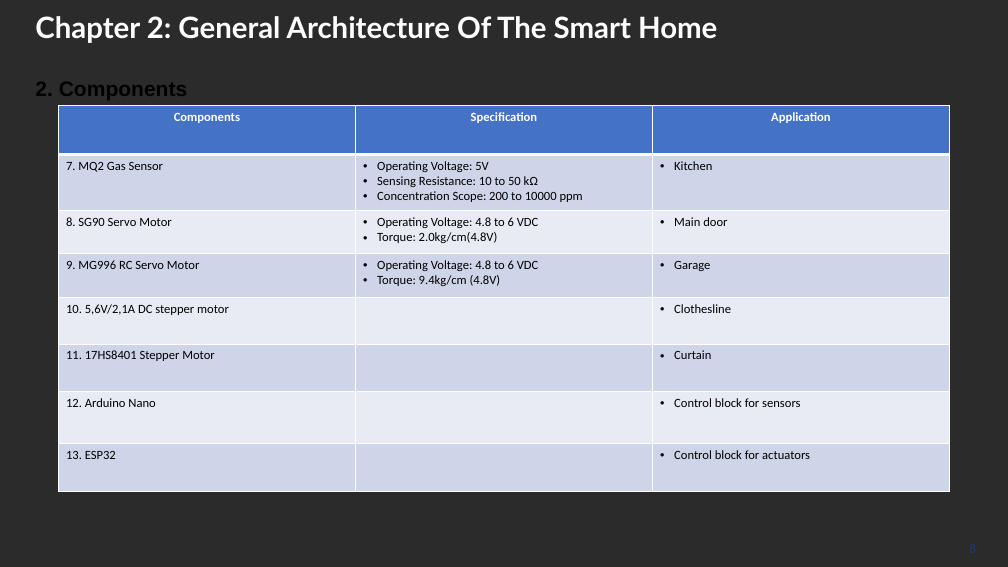
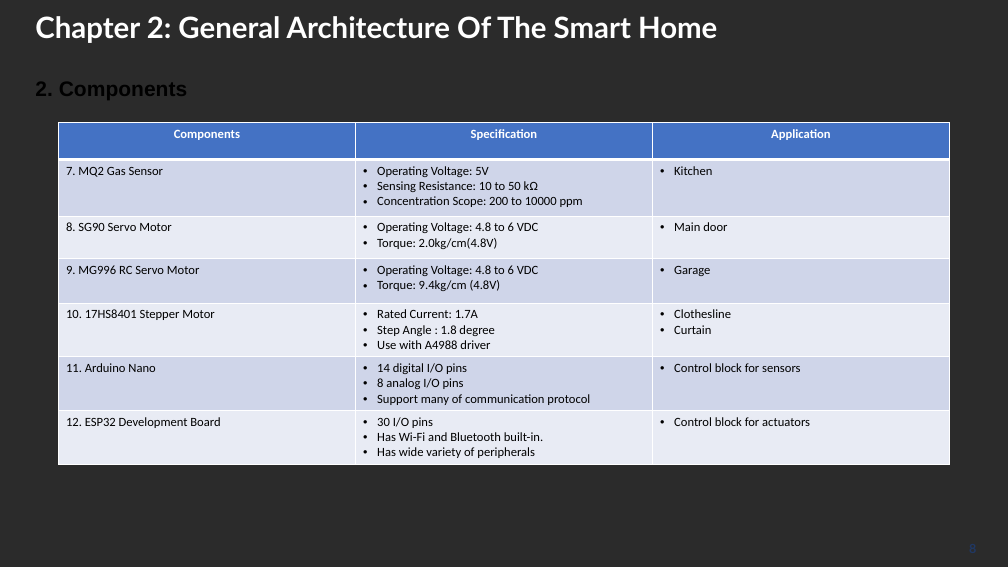
Before and after one commit to ndmbka2k/DATN, a slide deck: slide 8 of POWERPOINT/GraduationThesis_pp.pptx. Drawn at 1008x567 pixels with LibreOffice and Linux fonts; fonts in the diff are those of the drawing; background and template pictures are left out; a plain dark background stands for a picture behind light text. Boxes give left, top, right and bottom in pixels: in the first picture for what was removed or moved away, otherwise in the second. Text is boxed around its words. In the diff, an @@ line names an element or a change of style, - is before the commit and + after.

```diff
--- a/POWERPOINT/GraduationThesis_pp.pptx
+++ b/POWERPOINT/GraduationThesis_pp.pptx
@@ table at (58,123,950,462) @@
-row 5: 10. 5,6V/2,1A DC stepper motor |  | Clothesline
-row 6: 11. 17HS8401 Stepper Motor |  | Curtain
-row 7: 12. Arduino Nano |  | Control block for sensors
-row 8: 13. ESP32 |  | Control block for actuators
+row 5: 10. 17HS8401 Stepper Motor | Rated Current: 1.7A / Step Angle : 1.8 degree / Use with A4988 driver | Clothesline / Curtain
+row 6: 11. Arduino Nano | 14 digital I/O pins / 8 analog I/O pins / Support many of communication protocol | Control block for sensors
+row 7: 12. ESP32 Development Board | 30 I/O pins / Has Wi-Fi and Bluetooth built-in. / Has wide variety of peripherals | Control block for actuators
@@ table: place and size @@
-table at (58,106,950,492)
+table at (58,123,950,462)
```
Also in this commit, not shown: 4 other slides changed, 1 slide added, 2 other files.
